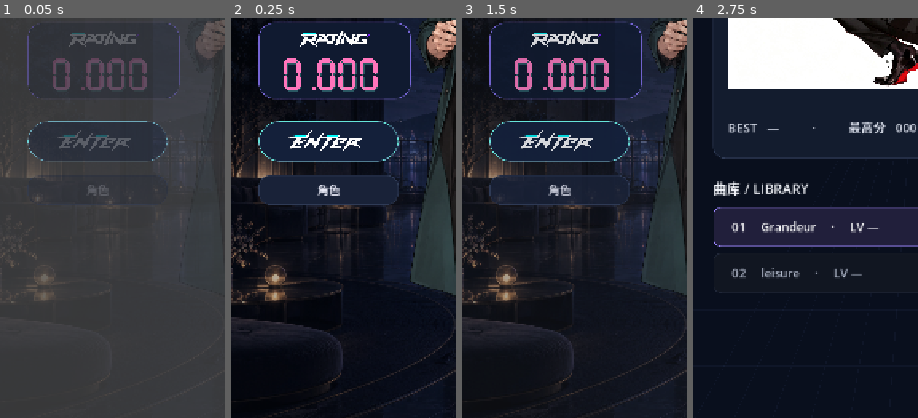
Above: before the commit, frames 1-4 (left to right).
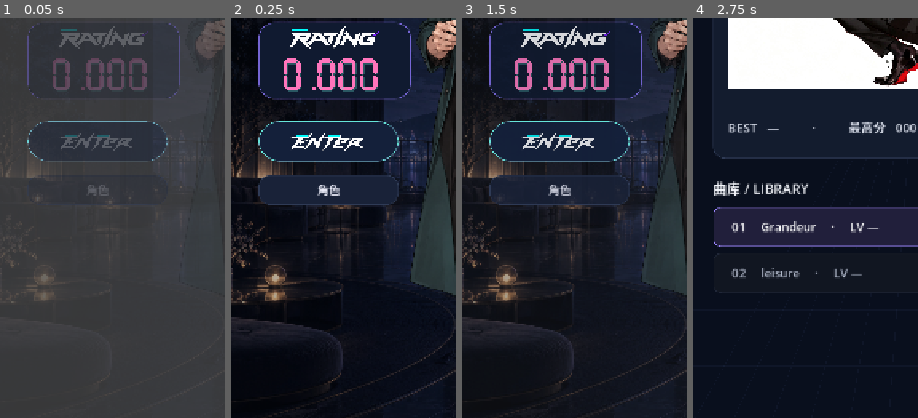
Above: after the commit, the same moments.

Repository: yznhyyg/1
Game: Godot game, scene res://main_menu.tscn
Two runs of this game, one before a commit and one after it. Both use one fixed random seed, a clock stepped at 60 frames per second and the inputs below. This scene is started directly instead of the project's main scene. Sound files missing from this copy of the repository are replaced by a short silence.
Inputs (mouse positions are % of the whole screen's width and height, from its top left):
- Up to frame 1 (0.05 s): no input
- Up to frame 2 (0.25 s): no input
- Up to frame 3 (1.5 s): click (22, 51) at 0.5 s; click "← 返回" at 1.25 s
- Up to frame 4 (2.75 s): click (22, 51) at 2 s
The pictures show only the part of the screen within x 0-50%, y 35-85%; the shares and areas given below are measured in that part.

The runs differ from the first frame. In frame 1, 1.0% of the frame differs, in the area x 25-66%, y 2-34%; in frame 2, 1.1%; in frame 3, 1.1%; in frame 4, nothing differs.

Commit message:
Center enter lettering and enlarge rating mark

Diff:
--- a/main_menu.gd
+++ b/main_menu.gd
@@ -93,8 +93,8 @@
 	if rating_texture != null:
 		var rating_logo := Sprite2D.new()
 		rating_logo.texture = rating_texture
-		rating_logo.position = Vector2(122, 27)
-		rating_logo.scale = Vector2.ONE * (126.0 / float(rating_texture.get_width()))
+		rating_logo.position = Vector2(120, 26)
+		rating_logo.scale = Vector2.ONE * (160.0 / float(rating_texture.get_width()))
 		rating_logo.texture_filter = CanvasItem.TEXTURE_FILTER_LINEAR_WITH_MIPMAPS
 		rating_card.add_child(rating_logo)
 	else:
@@ -124,7 +124,7 @@
 	if enter_texture != null:
 		var enter_logo := Sprite2D.new()
 		enter_logo.texture = enter_texture
-		enter_logo.position = start_button.size * 0.5
+		enter_logo.position = Vector2(start_button.size.x * 0.5 + 3.0, start_button.size.y * 0.5)
 		enter_logo.scale = Vector2.ONE * (142.0 / float(enter_texture.get_width()))
 		enter_logo.texture_filter = CanvasItem.TEXTURE_FILTER_LINEAR_WITH_MIPMAPS
 		start_button.add_child(enter_logo)
